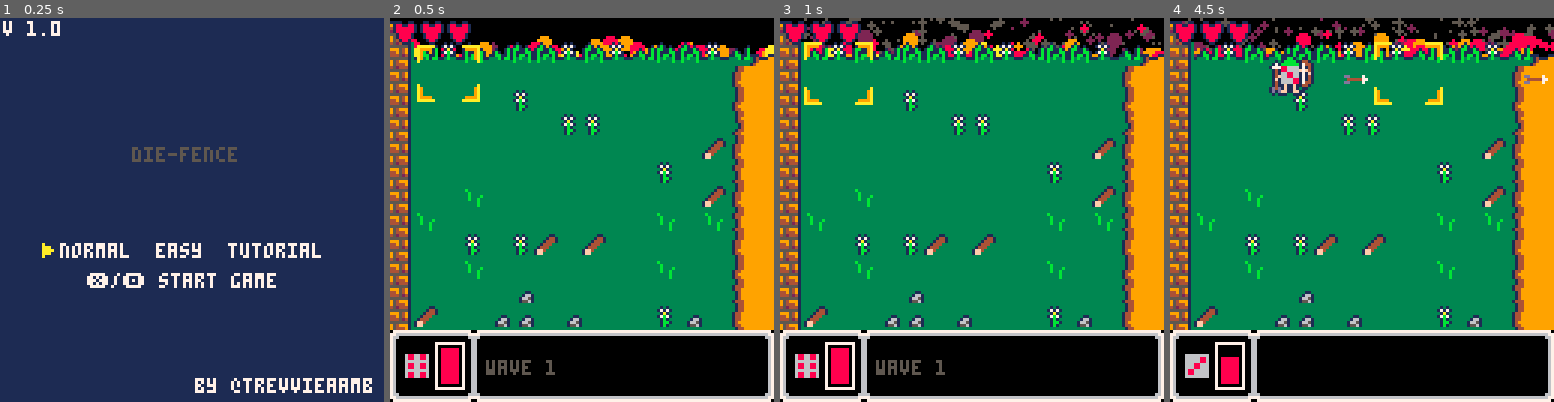
Above: before the commit, frames 1-4 (left to right).
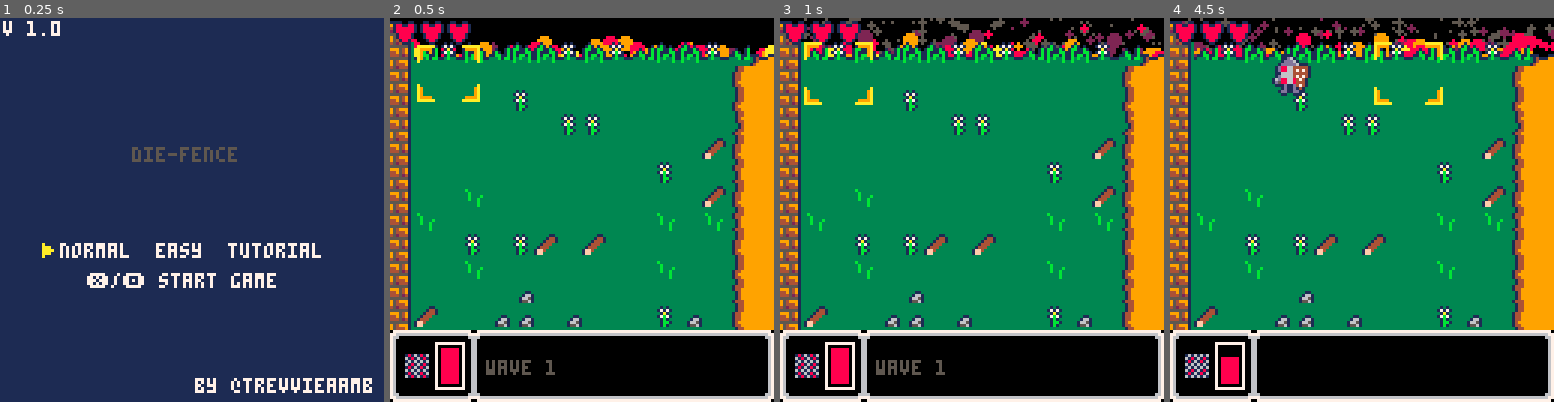
Above: after the commit, the same moments.

Repository: treveron2018/pico8
Game: PICO-8 cartridge diefence.p8
Two runs of this game, one before a commit and one after it. Both use one fixed random seed, a clock stepped at 60 frames per second and the inputs below.
Inputs:
- Up to frame 1 (0.25 s): no input
- Up to frame 2 (0.5 s): tap X (X key) at 0.33 s
- Up to frame 3 (1 s): tap O (Z key) at 0.7 s
- Up to frame 4 (4.5 s): tap X (X key) at 1.07, 1.85, 2.97, 4.08 s; hold Right 1.6-2.1 s; tap O (Z key) every 0.4 s from 1.7 to 4.1 s; hold Up 2.15-2.42 s; hold Right 2.47-3.03 s; hold Left 3.08-3.58 s; hold Down 3.63-3.97 s; hold Right from 4.02 s (still down)

Frame 1 is identical in both runs. In frame 2, 0.2% of the frame differs, in the area x 3-11%, y 87-94%; in frame 3, 0.2%; in frame 4, 1.1%, in the area x 3-99%, y 10-94%.

Commit message:
obscuring ui die

Diff:
--- a/diefence.p8
+++ b/diefence.p8
@@ -353,6 +353,12 @@
 end
 function left_ui()
 	spr(63+ui_dice,ui_dicex,ui_dicey)
+	if not animate_die
+	and not die_loaded
+	and not upgrading
+	then
+		spr(15,ui_dicex,ui_dicey)
+	end
 	local col=8
 	if(can_roll and not die_loaded)col=blink(true)
 	rect(15,108,24,123,7)
@@ -380,7 +386,9 @@
 	ui_dice+=1
 	if(ui_dice>6)ui_dice=1
 	if die_ani>=30 then
-	ui_dice=flr(rnd(6))+1
+	--ui_dice=flr(rnd(6))+1
+	local test={1,6}
+	ui_dice=rnd(test)
 	small_explosion(ui_dicex+4,ui_dicey+4)
 	while #dice==0 and ui_dice==6 do
 		ui_dice=flr(rnd(6))+1
@@ -1598,14 +1606,14 @@
 	end
 end
 __gfx__
-00000000001100000000000000110000000000000000000000000000000000000000000000000000000000000011000000000000000000000006600000000000
-000000000155100000000000015510000000000000000001100000000000000110000000001100011000000001bb100110000000000000000006600000000000
-00700700015551000000000001555111111000000000001bb10011000001001bb1000000017b1117710000001b77b11771000000000000000006600000000000
-0007700001551011110000000155119999110000000101bbbb114410001711bbbb1011001bbb3177771000001b77b17777100000dd0000700006600000000000
-000770000141119999110000014199999999100000171bbbbbb1744101777bbbbbb144101b3337777771000001bb177777710000044444770006600000000000
-00700700014199999999100001411666666100000177788666617141001418866661744101327786687710000144778668771000dd0000700006600000000000
-000000000141166666611000014116666661100000141886666f7f41001418866661714101557886688710000144788668871000000000000006600000000000
-00000000014ff666666ff100014ff668866ff10000141668866171f10014f668866f7f4101447668866710000144766886671000000000000006600000000000
+00000000001100000000000000110000000000000000000000000000000000000000000000000000000000000011000000000000000000000006600010101010
+000000000155100000000000015510000000000000000001100000000000000110000000001100011000000001bb100110000000000000000006600001010101
+00700700015551000000000001555111111000000000001bb10011000001001bb1000000017b1117710000001b77b11771000000000000000006600010101010
+0007700001551011110000000155119999110000000101bbbb114410001711bbbb1011001bbb3177771000001b77b17777100000dd0000700006600001010101
+000770000141119999110000014199999999100000171bbbbbb1744101777bbbbbb144101b3337777771000001bb177777710000044444770006600010101010
+00700700014199999999100001411666666100000177788666617141001418866661744101327786687710000144778668771000dd0000700006600001010101
+000000000141166666611000014116666661100000141886666f7f41001418866661714101557886688710000144788668871000000000000006600010101010
+00000000014ff666666ff100014ff668866ff10000141668866171f10014f668866f7f4101447668866710000144766886671000000000000006600001010101
 011001101f4f16688661ff101f4f16688661ff100014f66886617141001f1668866171f101447668866710000144766886671000760000000000006700000000
 188118811e4f16688661ef101e4f16666661ef10001f166668817141001416666881714101447886688710000144788668871000760000000000006700000000
 18888881014116666661110001411666666111000014166668817441001416666881714101447786687771000144778668777100760000000000006700000000
